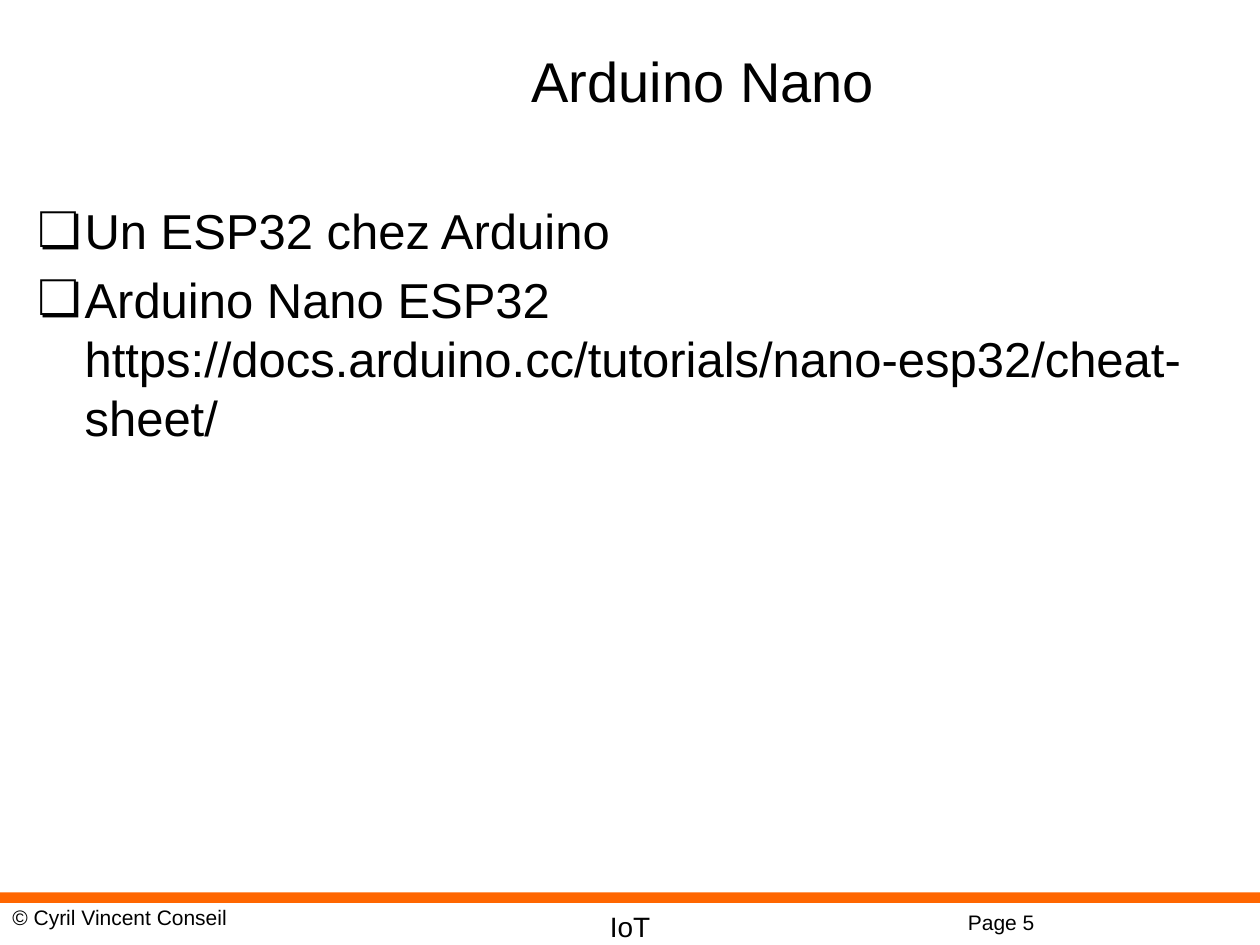
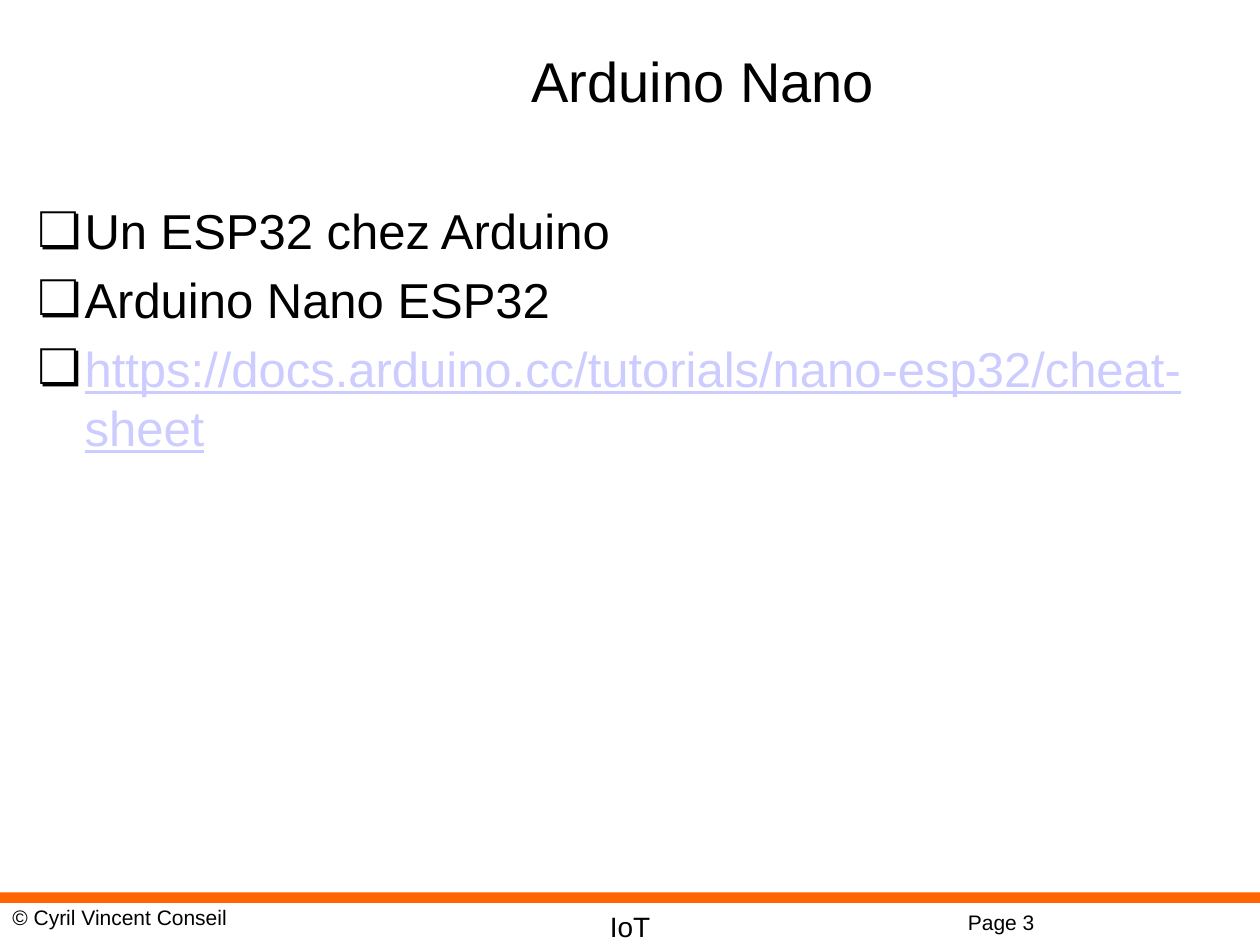
Before and after one commit to cyrilvincent/IoT, a slide deck: slide 3 of ppt/IoT17-ESP32.pptx (slide 5 before the commit). Drawn at 1260x945 pixels with LibreOffice and Linux fonts; fonts in the diff are those of the drawing; background and template pictures are left out. Boxes give left, top, right and bottom in pixels: in the first picture for what was removed or moved away, otherwise in the second. Text is boxed around its words. In the diff, an @@ line names an element or a change of style, - is before the commit and + after.

```diff
--- a/ppt/IoT17-ESP32.pptx
+++ b/ppt/IoT17-ESP32.pptx
@@ text at bbox=[85, 282, 1181, 453]: text changed; text colour #000000 to #CCCCFF @@
-❏ Arduino Nano ESP32 https://docs.arduino.cc/tutorials/nano-esp32/cheat-sheet/
+❏ Arduino Nano ESP32
+❏ https://docs.arduino.cc/tutorials/nano-esp32/cheat-sheet
@@ page number at bbox=[968, 915, 1035, 934]: text changed @@
-Page 5
+Page 3
```
Also in this commit, not shown: 1 other slide changed, 8 slides added, 2 slides removed, 14 other files.
